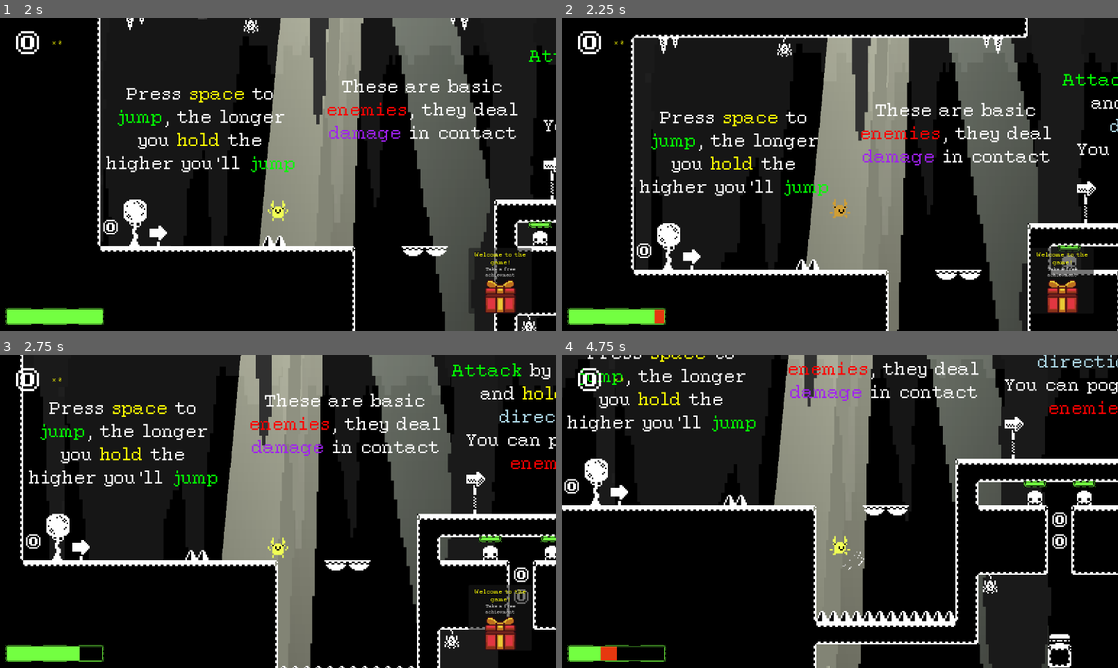
Above: before the commit, frames 1-4 (two rows, left to right).
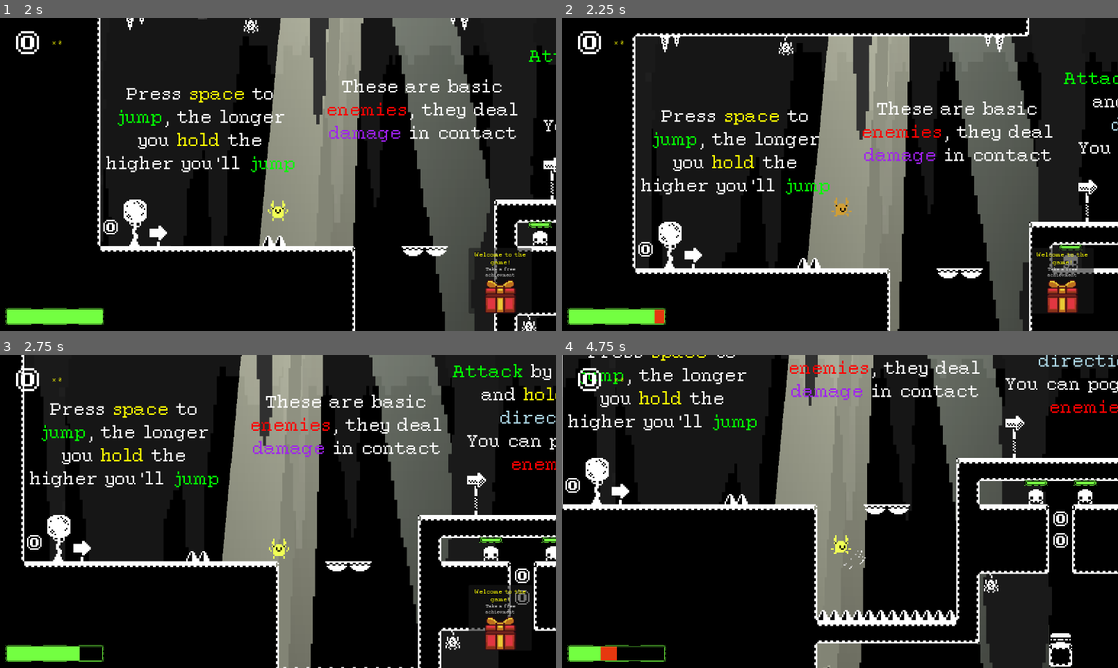
Above: after the commit, the same moments.

Repository: SeldonRubika/Godot-Workshop-Project
Game: Godot game, scene res://Scenes/MainWorld/main_world.tscn
Same seed, same stepped clock (60 frames per second), same inputs: the game is played once before the commit and once after it. Sound files missing from this copy of the repository are replaced by a short silence.
Inputs (mouse positions are in pixels of both pictures, inside the frame that each line leads up to):
- Up to frame 1 (2 s): click (278, 105) at 0.5 s; move the mouse to (400, 158) at 1.27 s; hold D (Right) from 1.28 s (still down); click (400, 158) at 1.35 s; tap Space (Jump) at 1.52 s
- Up to frame 2 (2.25 s): keep holding D (Right); move the mouse to (728, 190) at 2.02 s; tap I at 2.1 s
- Up to frame 3 (2.75 s): keep holding D (Right); tap Space (Jump) at 2.27 s
- Up to frame 4 (4.75 s): move the mouse to (895, 442) at 2.77 s; release D (Right) at 2.78 s; hold A (Left) 2.78-3.53 s; click (895, 442) at 2.85 s; move the mouse to (812, 574) at 3.52 s; hold D (Right) from 3.53 s (still down); tap I at 3.6 s; tap Space (Jump) at 3.77, 4.52 s; move the mouse to (1006, 558) at 4.27 s; click (1006, 558) at 4.35 s

Frame 1 is identical in both runs. In frame 2, 8.8% of the frame differs, in the area x 12-100%, y 0-100%; in frame 3, 8.8%; in frame 4, 8.9%, in the area x 0-100%, y 0-100%.

Commit message:
screen_shake

Diff:
--- a/Scenes/Singleton/global.gd
+++ b/Scenes/Singleton/global.gd
@@ -7,6 +7,7 @@
 var sfx_volume := 0.9
 var achievement: Control
 var ui: CanvasLayer
+var camera: Camera2D
 
 var respawn_position := Vector2.ZERO:
 	set(a):
--- a/Scenes/player/player.gd
+++ b/Scenes/player/player.gd
@@ -56,6 +56,7 @@
 
 
 func take_damage(amount: int):
+	Global.camera.screen_shake(.5)
 	hp = min(hp - amount, max_hp)
 	took_damage.emit(hp)
 	if hp <= 0:
--- a/Scenes/player/player.tscn
+++ b/Scenes/player/player.tscn
@@ -4,6 +4,7 @@
 [ext_resource type="Script" uid="uid://bcacrj8sh5unp" path="res://Scenes/Player/player.gd" id="1_eo61r"]
 [ext_resource type="AudioStream" uid="uid://b51x3wmwa5ldr" path="res://Assets/sfx/Jump.ogg" id="2_htcer"]
 [ext_resource type="Texture2D" uid="uid://bt1biknciw6vi" path="res://Assets/TilemapsAndSpritesheets/slash.png" id="3_mxepk"]
+[ext_resource type="Script" uid="uid://c6ety2vbybrvq" path="res://Scenes/screen_shake/screen_shake.gd" id="4_dd0ac"]
 [ext_resource type="AudioStream" uid="uid://03xdn2oqpdmu" path="res://Assets/sfx/slash_sfx.mp3" id="4_mtuoh"]
 
 [sub_resource type="AtlasTexture" id="AtlasTexture_eo61r"]
@@ -188,6 +189,7 @@
 [node name="Camera2D" type="Camera2D" parent="." unique_id=421715226]
 offset = Vector2(0, -24)
 zoom = Vector2(3, 3)
+script = ExtResource("4_dd0ac")
 
 [node name="CoyoteTime" type="Timer" parent="." unique_id=1053421249]
 wait_time = 0.13
--- /dev/null
+++ b/Scenes/screen_shake/screen_shake.gd
@@ -0,0 +1,27 @@
+extends Camera2D
+
+
+func _ready() -> void:
+	Global.camera = self
+
+
+var og_pos: Vector2
+var start := 0.0
+var duration := 0.0
+var intensity := 3.0
+
+
+func screen_shake(time, intensity_arg := 1.0):
+	start = 0
+	duration = time
+	intensity = intensity_arg
+
+
+func _process(delta: float) -> void:
+	start += delta
+	if start < duration:
+		var player = get_tree().get_first_node_in_group(&"Player")
+		global_position = player.global_position + Vector2(
+			randf_range(-intensity, intensity),
+			randf_range(-intensity, intensity),
+		)
Not shown, added: Scenes/screen_shake/screen_shake.gd.uid
Not shown, added: export_presets.cfg
